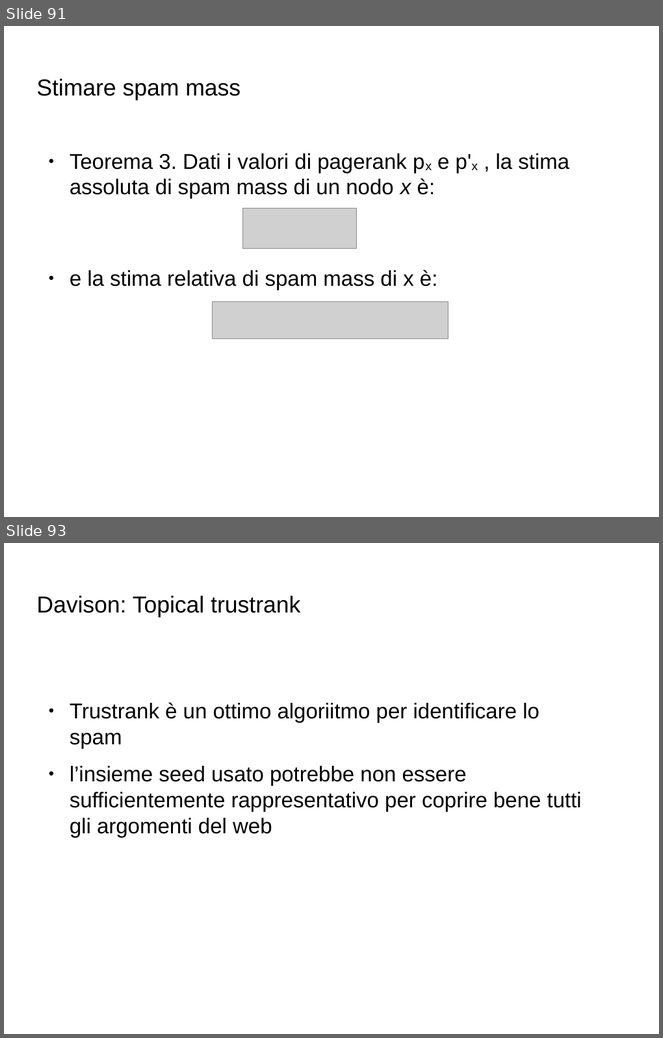
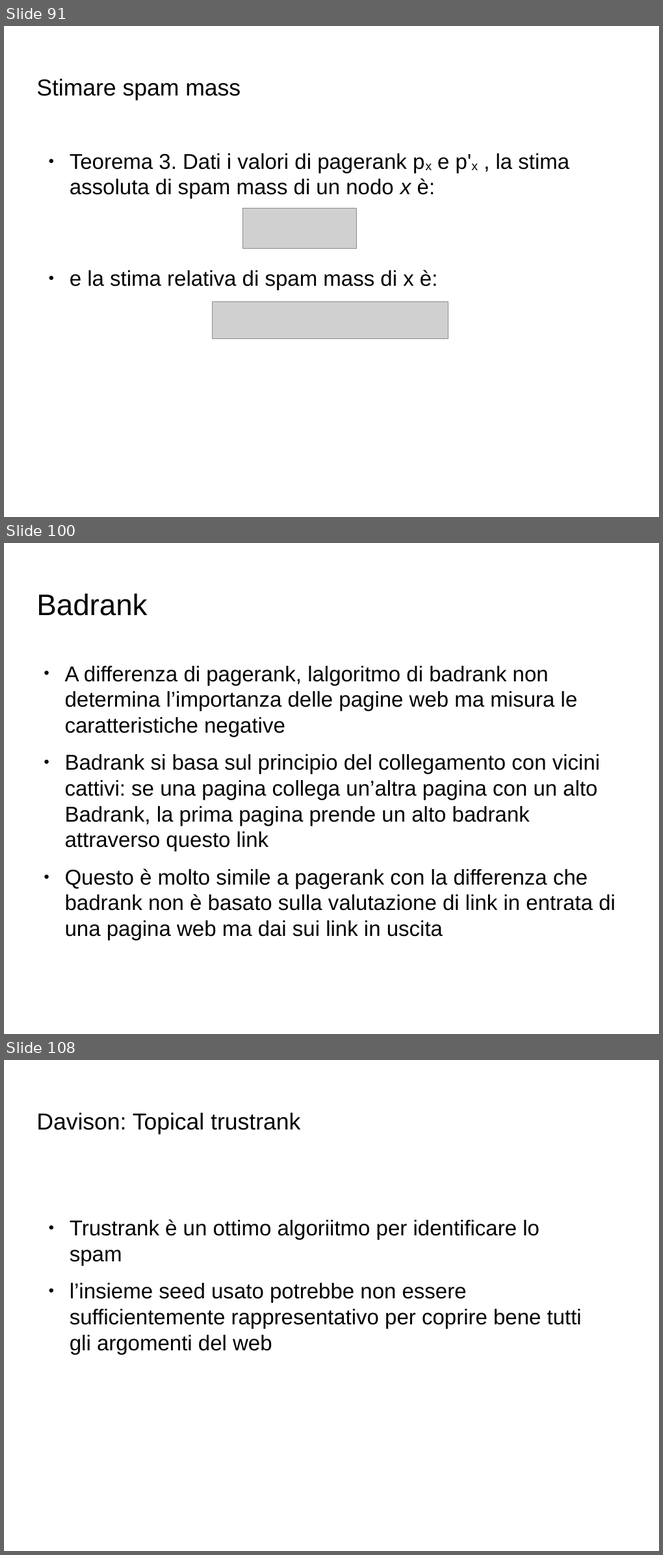
Before and after one commit to Toolanto/presentation, a slide deck: presentazione.odp. Shown one above the other, each under a label of ours: slides 91 and 93 before the commit, slides 91, 100 and 108 after it; the slides between them are not shown. The pictures are 663x1038 and 663x1555 pixels, drawn with LibreOffice and Linux fonts; fonts in the diff are those of the drawing; grey boxes stand for pictures; background and template pictures are left out. Boxes give left, top, right and bottom in pixels: in the first picture for what was removed or moved away, otherwise in the second. Text is boxed around its words. In the diff, an @@ line names an element or a change of style, - is before the commit and + after.

```diff
--- a/presentazione.odp
+++ b/presentazione.odp
@@ slide 100 added at [4,543,659,1034], background picture (left out) @@
@@ title added at [36,594,147,616], 36 pt, text #000000 @@
+Badrank
@@ text added at [65,666,616,941], 26 pt, text #000000 @@
+● A differenza di pagerank, lalgoritmo di badrank non determina l’importanza delle pagine web ma misura le caratteristiche negative
+● Badrank si basa sul principio del collegamento con vicini cattivi: se una pagina collega un’altra pagina con un alto Badrank, la prima pagina prende un alto badrank attraverso questo link
+● Questo è molto simile a pagerank con la differenza che badrank non è basato sulla valutazione di link in entrata di una pagina web ma dai sui link in uscita
@@ what was slide 93 is now slide 108 @@
```
Also in this commit, not shown: 4 slides changed, 14 other slides added.
